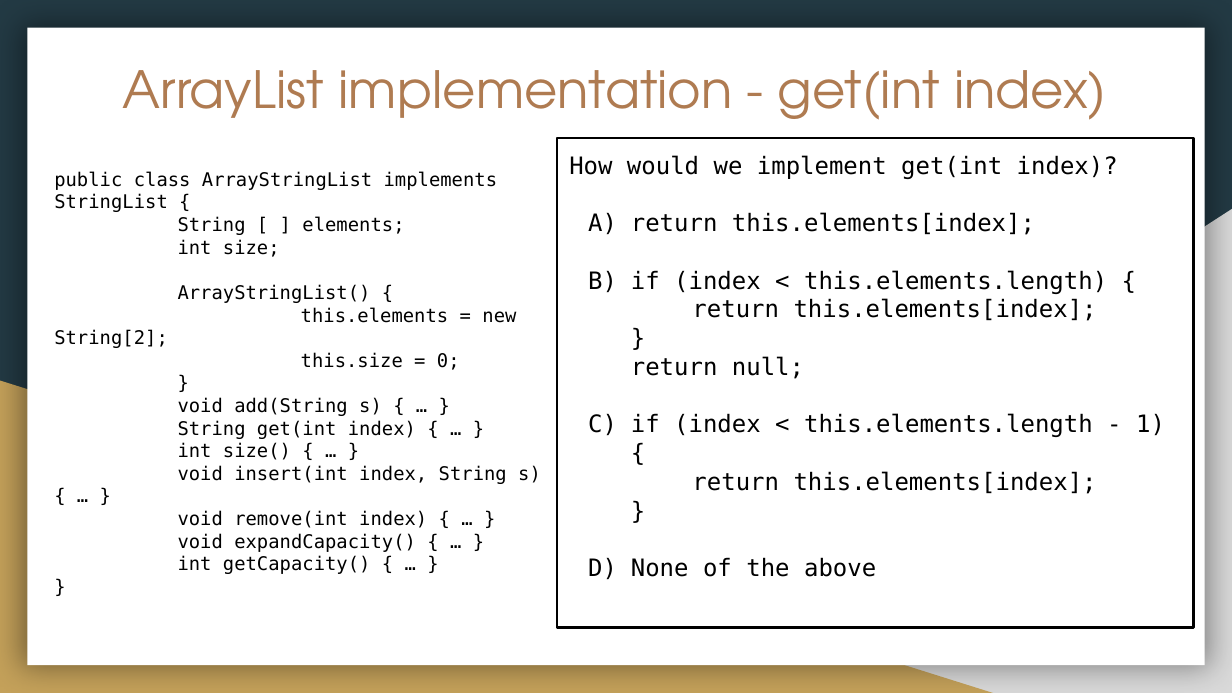
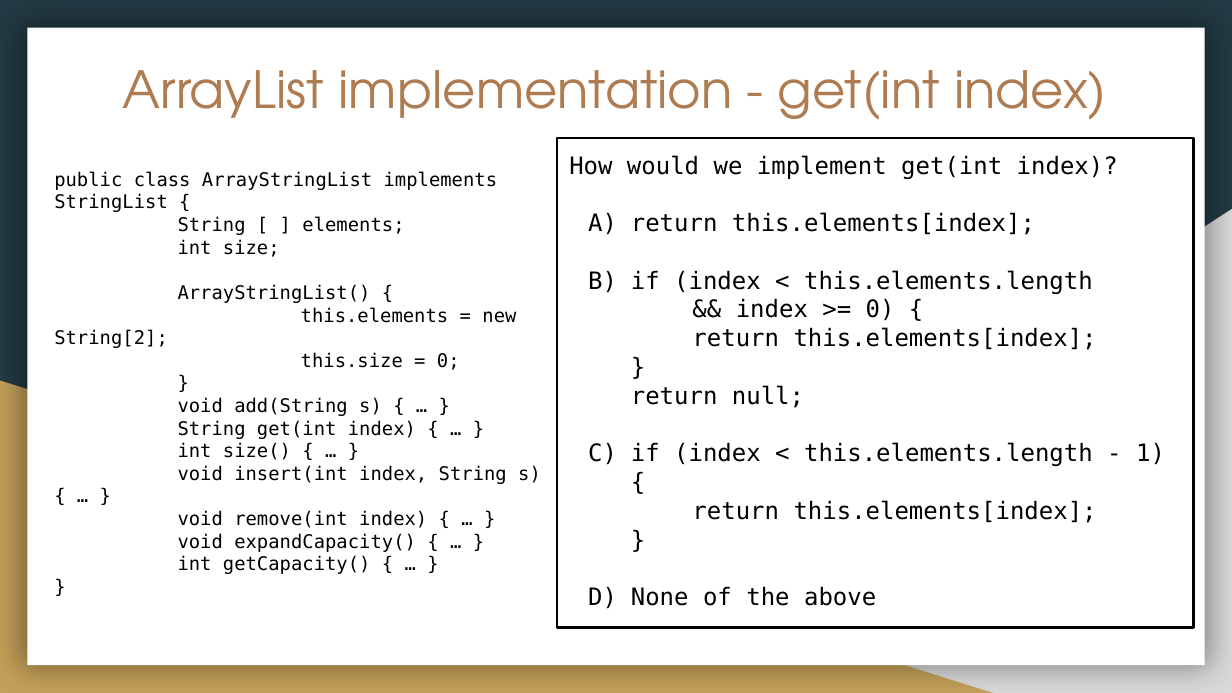
Before and after one commit to ucsd-cse12-sp21/ucsd-cse12-sp21.github.io, a slide deck: slide 21 of discussions/Week2/Week 2 Discussion Slides.pptx. Drawn at 1232x693 pixels with LibreOffice and Linux fonts; fonts in the diff are those of the drawing. Boxes give left, top, right and bottom in pixels: in the first picture for what was removed or moved away, otherwise in the second. Text is boxed around its words. In the diff, an @@ line names an element or a change of style, - is before the commit and + after.

```diff
--- a/discussions/Week2/Week 2 Discussion Slides.pptx
+++ b/discussions/Week2/Week 2 Discussion Slides.pptx
@@ text in rectangle at [631,270,1093,321]: text changed @@
-B) if (index < this.elements.length) {
+B) if (index < this.elements.length
+&& index >= 0) {
```
Also in this commit, not shown: 2 other slides changed, 1 other file.
